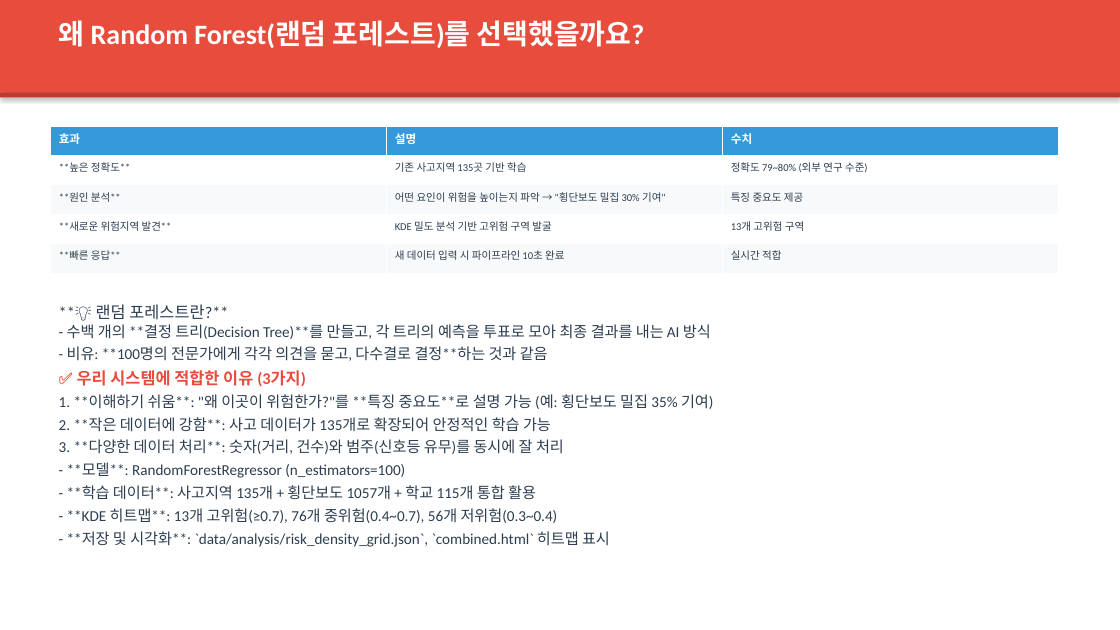
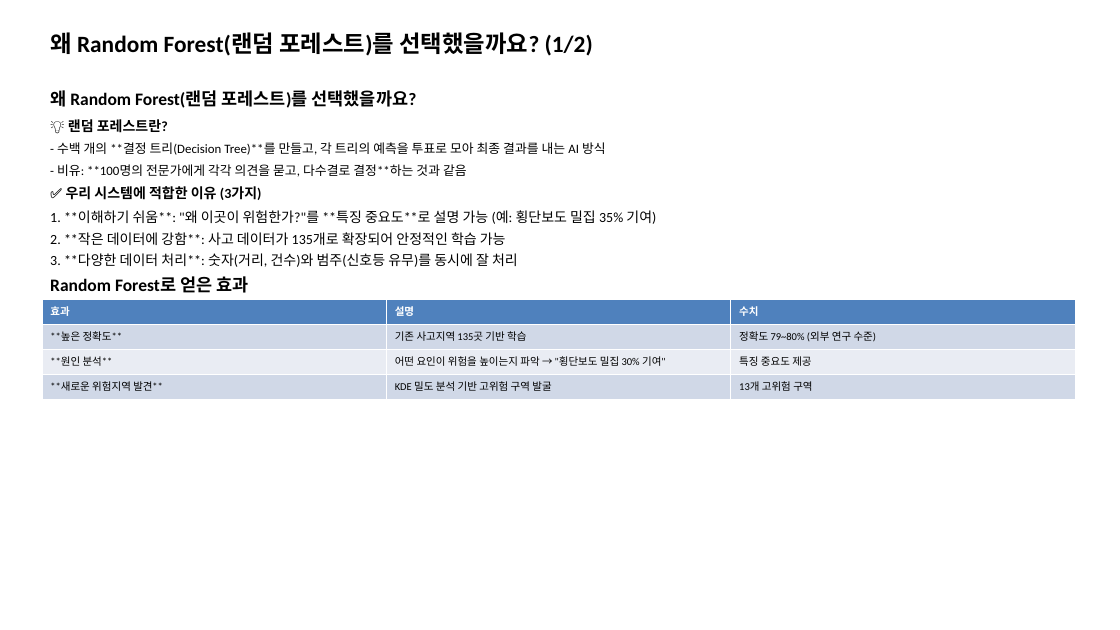
Before and after one commit to feelmydream80-sys/kidssafty, a slide deck: slide 11 of submission/ppt/KidsSafeAI_PPT_v4.pptx (slide 16 before the commit). Drawn at 1120x630 pixels with LibreOffice and Linux fonts; fonts in the diff are those of the drawing. Boxes give left, top, right and bottom in pixels: in the first picture for what was removed or moved away, otherwise in the second. Text is boxed around its words. In the diff, an @@ line names an element or a change of style, - is before the commit and + after.

```diff
--- a/submission/ppt/KidsSafeAI_PPT_v4.pptx
+++ b/submission/ppt/KidsSafeAI_PPT_v4.pptx
@@ rectangle removed at [0, 0, 1120, 92] @@
@@ text at [50, 32, 593, 56]: text changed; size 24 to 20 pt; text colour #FFFFFF to #000000 @@
-왜 Random Forest(랜덤 포레스트)를 선택했을까요?
+왜 Random Forest(랜덤 포레스트)를 선택했을까요? (1/2)
@@ rectangle removed at [0, 92, 1120, 97] @@
@@ text added at [50, 90, 417, 108], 15 pt, text #000000, bold @@
+왜 Random Forest(랜덤 포레스트)를 선택했을까요?
@@ text added at [68, 119, 161, 133], 12 pt, text #000000, bold @@
+💡 랜덤 포레스트란?
@@ text added at [57, 142, 606, 155], 11 pt, text #000000 @@
+- 수백 개의 **결정 트리(Decision Tree)**를 만들고, 각 트리의 예측을 투표로 모아 최종 결과를 내는 AI 방식
@@ text added at [57, 164, 467, 177], 11 pt, text #000000 @@
+- 비유: **100명의 전문가에게 각각 의견을 묻고, 다수결로 결정**하는 것과 같음
@@ text added at [66, 186, 262, 200], 12 pt, text #000000, bold @@
+✅ 우리 시스템에 적합한 이유 (3가지)
@@ text added at [50, 210, 656, 224], 12 pt, text #000000 @@
+1. **이해하기 쉬움**: "왜 이곳이 위험한가?"를 **특징 중요도**로 설명 가능 (예: 횡단보도 밀집 35% 기여)
@@ text added at [50, 232, 506, 245], 12 pt, text #000000 @@
+2. **작은 데이터에 강함**: 사고 데이터가 135개로 확장되어 안정적인 학습 가능
@@ text added at [50, 253, 518, 267], 12 pt, text #000000 @@
+3. **다양한 데이터 처리**: 숫자(거리, 건수)와 범주(신호등 유무)를 동시에 잘 처리
@@ table at [42, 299, 1075, 400] @@
-row 5: **빠른 응답** | 새 데이터 입력 시 파이프라인 10초 완료 | 실시간 적합
@@ table: place and size @@
-table at [50, 126, 1059, 273]
+table at [42, 299, 1075, 400]
@@ text added at [50, 276, 248, 293], 15 pt, text #000000, bold @@
+Random Forest로 얻은 효과
@@ text removed at [59, 304, 713, 547] @@
-**💡 랜덤 포레스트란?**
-- 수백 개의 **결정 트리(Decision Tree)**를 만들고, 각 트리의 예측을 투표로 모아 최종 결과를 내는 AI 방식
-- 비유: **100명의 전문가에게 각각 의견을 묻고, 다수결로 결정**하는 것과 같음
-✅ 우리 시스템에 적합한 이유 (3가지)
-1. **이해하기 쉬움**: "왜 이곳이 위험한가?"를 **특징 중요도**로 설명 가능 (예: 횡단보도 밀집 35% 기여)
-2. **작은 데이터에 강함**: 사고 데이터가 135개로 확장되어 안정적인 학습 가능
-3. **다양한 데이터 처리**: 숫자(거리, 건수)와 범주(신호등 유무)를 동시에 잘 처리
-- **모델**: RandomForestRegressor (n_estimators=100)
-- **학습 데이터**: 사고지역 135개 + 횡단보도 1057개 + 학교 115개 통합 활용
-- **KDE 히트맵**: 13개 고위험(≥0.7), 76개 중위험(0.4~0.7), 56개 저위험(0.3~0.4)
-- **저장 및 시각화**: `data/analysis/risk_density_grid.json`, `combined.html` 히트맵 표시
```
Also in this commit, not shown: 13 other slides changed, 6 slides added, 14 slides removed, 1 other file.
